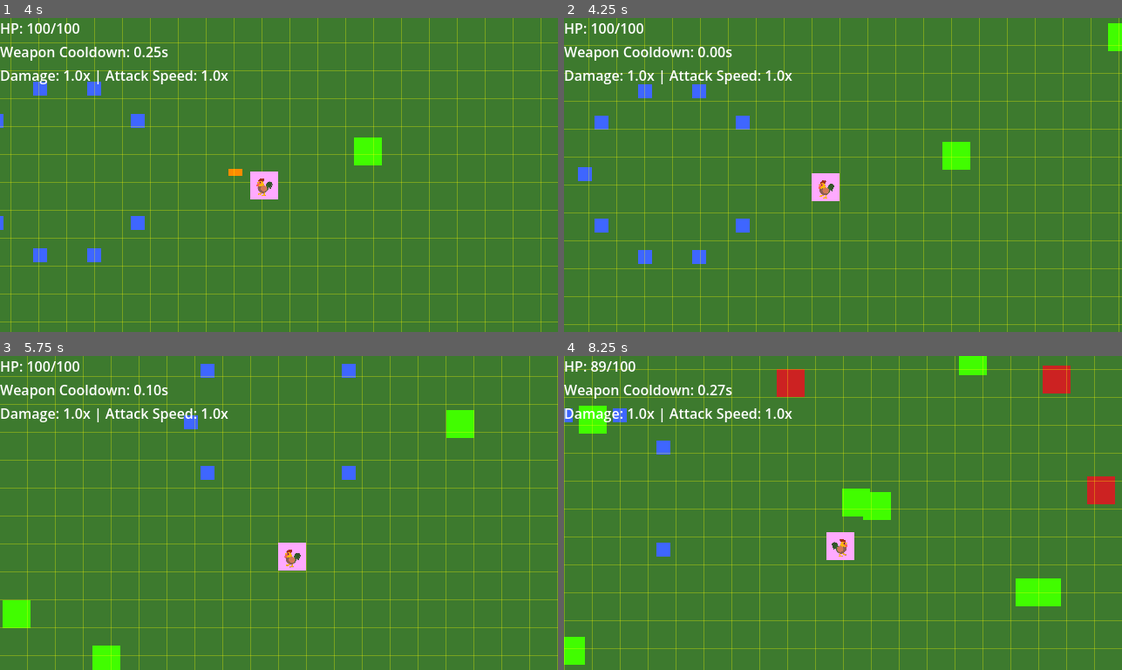
Above: before the commit, frames 1-4 (two rows, left to right).
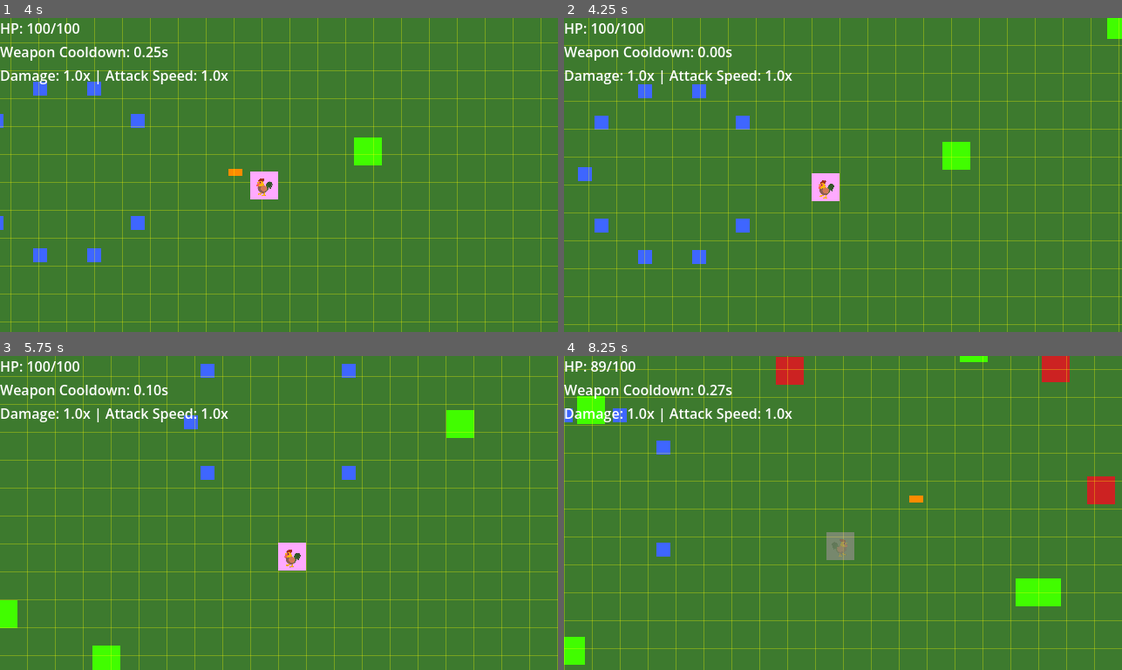
Above: after the commit, the same moments.

Repository: thejoshyee/sarimanok-game
Game: Godot game, scene res://main.tscn
The game is run twice, just before and just after one commit, with the same random seed, the same clock (stepped at 60 frames per second) and the same inputs.
Inputs:
- Up to frame 1 (4 s): tap Enter (ui_accept) at 0.5, 0.77, 1.52, 3.02, 3.77 s; hold Right (move_right) 0.53-1.28 s; hold 1 0.53-1.28 s; hold S (move_down) 1.28-2.03 s; tap 2 at 1.35 s; hold Right (move_right) 2.03-2.78 s; hold 3 2.03-2.78 s; hold Up (move_up) 2.78-3.53 s; tap R at 2.85 s; hold A (move_left) from 3.53 s (still down); tap P at 3.6 s
- Up to frame 2 (4.25 s): keep holding A (move_left)
- Up to frame 3 (5.75 s): tap 4 at 4.35 s; tap Enter (ui_accept) at 4.52 s; release A (move_left) at 5.03 s; hold S (move_down) from 5.03 s (still down); tap 5 at 5.1 s
- Up to frame 4 (8.25 s): release S (move_down) at 5.78 s; hold Right (move_right) 5.78-6.53 s; tap 1 at 5.85 s; tap Enter (ui_accept) at 6.02, 6.77, 7.52 s; hold Up (move_up) 6.53-7.28 s; hold 2 6.53-7.28 s; hold Right (move_right) 7.28-8.03 s; tap 3 at 7.35 s; hold S (move_down) from 8.03 s (still down); tap R at 8.1 s

Frame 1 is identical in both runs. In frame 2, 0.1% of the frame differs, in the area x 97-100%, y 0-11%; in frame 3, 0.2%; in frame 4, 2.6%, in the area x 2-91%, y 0-65%.

Commit message:
fix(enemies): set collision_mask=0 so enemies pass through player instead of pinning and fix task 18.2 progress status

Diff:
--- a/game/scenes/enemies/duwende/enemy_duwende.tscn
+++ b/game/scenes/enemies/duwende/enemy_duwende.tscn
@@ -8,22 +8,23 @@
 [sub_resource type="CircleShape2D" id="CircleShape2D_tyx3a"]
 radius = 16.0
 
-[node name="EnemyDuwende" type="CharacterBody2D" groups=["enemies"]]
+[node name="EnemyDuwende" type="CharacterBody2D" unique_id=148958636 groups=["enemies"]]
 collision_layer = 2
+collision_mask = 0
 script = ExtResource("1_tyx3a")
 
-[node name="CollisionShape2D" type="CollisionShape2D" parent="."]
+[node name="CollisionShape2D" type="CollisionShape2D" parent="." unique_id=1626808763]
 shape = SubResource("CircleShape2D_bvohl")
 
-[node name="ColorRect" type="ColorRect" parent="."]
+[node name="ColorRect" type="ColorRect" parent="." unique_id=906190844]
 offset_left = -16.0
 offset_top = -16.0
 offset_right = 16.0
 offset_bottom = 16.0
 color = Color(0.25565824, 0.9905693, 3.85046e-07, 1)
 
-[node name="DamageArea" type="Area2D" parent="."]
+[node name="DamageArea" type="Area2D" parent="." unique_id=1680105707]
 collision_layer = 0
 
-[node name="CollisionShape2D" type="CollisionShape2D" parent="DamageArea"]
+[node name="CollisionShape2D" type="CollisionShape2D" parent="DamageArea" unique_id=1834703573]
 shape = SubResource("CircleShape2D_tyx3a")
--- a/game/scenes/enemies/duwende/green_duwende.tscn
+++ b/game/scenes/enemies/duwende/green_duwende.tscn
@@ -10,6 +10,7 @@
 
 [node name="EnemyDuwende" type="CharacterBody2D" groups=["enemies"]]
 collision_layer = 2
+collision_mask = 0
 script = ExtResource("1_wpa0x")
 
 [node name="CollisionShape2D" type="CollisionShape2D" parent="."]
--- a/game/scenes/enemies/duwende/red_duwende.tscn
+++ b/game/scenes/enemies/duwende/red_duwende.tscn
@@ -10,6 +10,7 @@
 
 [node name="EnemyDuwende" type="CharacterBody2D" groups=["enemies"]]
 collision_layer = 2
+collision_mask = 0
 script = ExtResource("1_0qaf4")
 base_speed = 100.0
 base_damage = 10
--- a/game/scenes/enemies/test_enemy.tscn
+++ b/game/scenes/enemies/test_enemy.tscn
@@ -7,6 +7,7 @@
 
 [node name="TestEnemy" type="CharacterBody2D"]
 collision_layer = 2
+collision_mask = 0
 script = ExtResource("1_pnhpx")
 
 [node name="ColorRect" type="ColorRect" parent="."]
Not shown: 1 places in game/scenes/enemies/duwende/enemy_duwende.tscn that only renumber resources
Not shown, changed: .taskmaster/tasks/tasks.json
